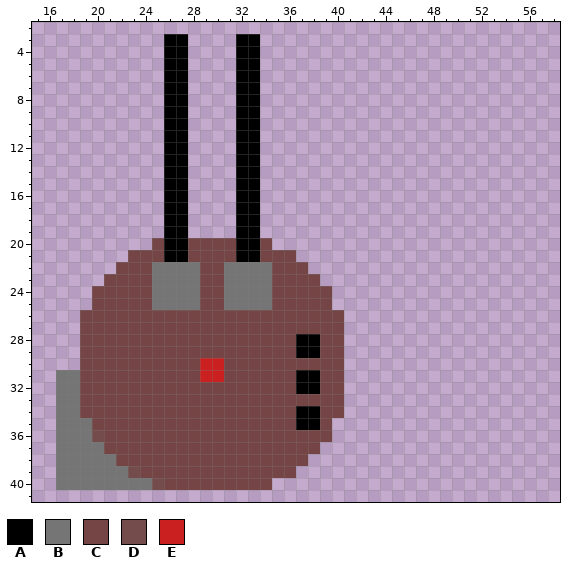
Pixel-art sprite, stored at public/images/buildings/tower.gif. The picture above is the old version.
The file is 60x60 pixels. Colours within 5 levels of each other are drawn and written as one. Shown: x 15..58, y 2..41.
Palette (. is transparent): A #000000  B #757575  C #754545  D #754c4c  E #cb2020
Pixels before, first column x 17:
 3 .........AA....AA.......
 4 .........AA....AA.......
 5 .........AA....AA.......
 6 .........AA....AA.......
 7 .........AA....AA.......
 8 .........AA....AA.......
 9 .........AA....AA.......
10 .........AA....AA.......
11 .........AA....AA.......
12 .........AA....AA.......
13 .........AA....AA.......
14 .........AA....AA.......
15 .........AA....AA.......
16 .........AA....AA.......
17 .........AA....AA.......
18 .........AA....AA.......
19 .........AA....AA.......
20 ........CAACCCCAAC......
21 ......CCCAACCCCAACCC....
22 .....CCCBBBBCCBBBBCCC...
23 ....CCCCBBBBCCBBBBCCCC..
24 ...CCCCCBBBBCCBBBBCCCCC.
25 ...CCCCCBBBBCCBBBBCCCCC.
26 ..CCCCCCCCCCCCCCCCCCCCCC
27 ..CCCCCCCCCCCCCCCCCCCCCC
28 ..CCCCCCCCCCCCCCCCCCAACC
29 ..CCCCCCCCCCCCCCCCCCAACC
30 ..CCCCCCCCCCEECCCCCCCCCC
31 BBCCCCCCCCCCEECCCCCCAACC
32 BBCCCCCCCCCCCCCCCCCCAACC
33 BBCCCCCCCCCCCCCCCCCCCCCC
34 BBCCCCCCCCCCCCCCCCCCAACC
35 BBBCCCCCCCCCCCCCCCCCAAC.
36 BBBDCCCCCCCCCCCCCCCCCCC.
37 BBBBCCCCCCCCCCCCCCCCCC..
38 BBBBBCCCCCCCCCCCCCCCC...
39 BBBBBBDCCCCCCCCCCCCC....
40 BBBBBBBBDCCCCCCCCC......
The same view after the edit:
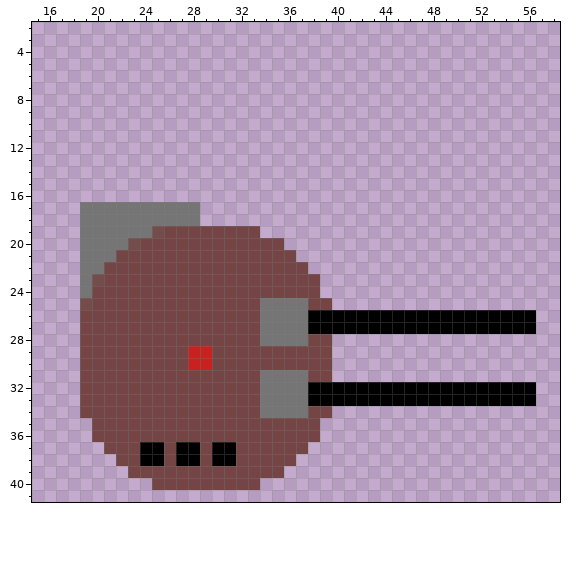
Commit message: refactor tower for different tower types
The edit:
Changed rows in their new state; - is an unchanged pixel.
first column x 17:
 3 ---------..----..-----------------------
 4 ---------..----..-----------------------
 5 ---------..----..-----------------------
 6 ---------..----..-----------------------
 7 ---------..----..-----------------------
 8 ---------..----..-----------------------
 9 ---------..----..-----------------------
10 ---------..----..-----------------------
11 ---------..----..-----------------------
12 ---------..----..-----------------------
13 ---------..----..-----------------------
14 ---------..----..-----------------------
15 ---------..----..-----------------------
16 ---------..----..-----------------------
17 --BBBBBBBBBB---..-----------------------
18 --BBBBBBBBBB---..-----------------------
19 --BBBBBBDCCCCCCCC-----------------------
20 --BBBBDC-CC----CC-C---------------------
21 --BBBC---CC----CC-----------------------
22 --BBC---CCCC--CCCC----------------------
23 --BD----CCCC--CCCC----------------------
24 --B-----CCCC--CCCC----.-----------------
25 --D-----CCCC--CCC-BBB-------------------
26 -----------------BBBBAAAAAAAAAAAAAAAAAAA
27 -----------------BBBBAAAAAAAAAAAAAAAAAAA
28 -----------------BBBBC-.----------------
29 -----------EE-------CC-.----------------
30 -----------E-C---------.----------------
31 ..----------CC---BBBBC-.----------------
32 ..---------------BBBB-AAAAAAAAAAAAAAAAAA
33 ..---------------BBBBAAAAAAAAAAAAAAAAAAA
34 ..---------------BBBBC-.----------------
35 ...-----------------CC.-----------------
36 ...C------------------.-----------------
37 ....---AA-AA-AA------.------------------
38 .....--AA-AA-AA-----.-------------------
39 ......C------------.--------------------
40 ........C--------.----------------------
Changed places in both pictures, as pixel boxes (x1, y1, x2, y2):
changed: (56, 34, 536, 490)
